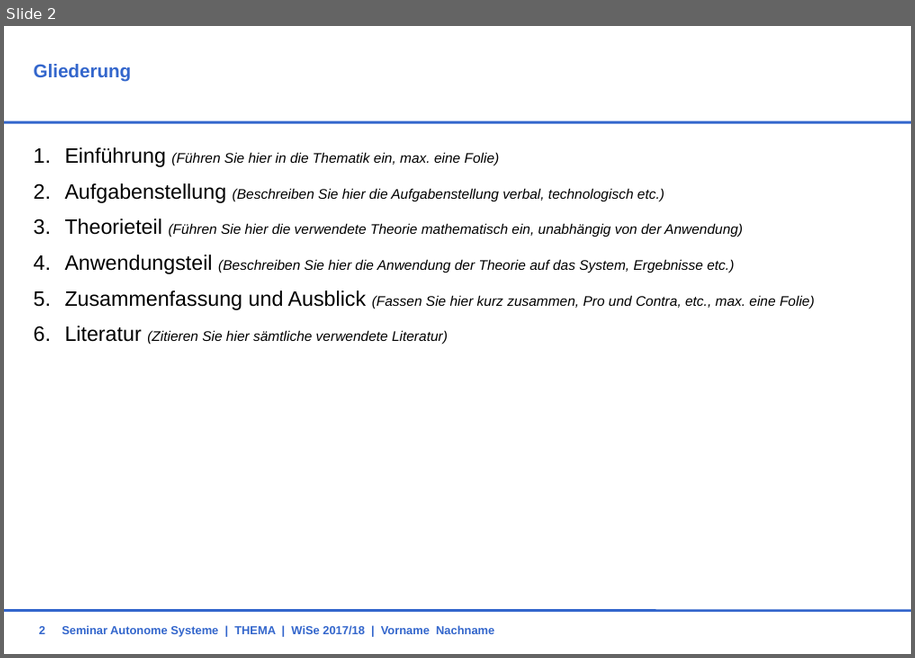
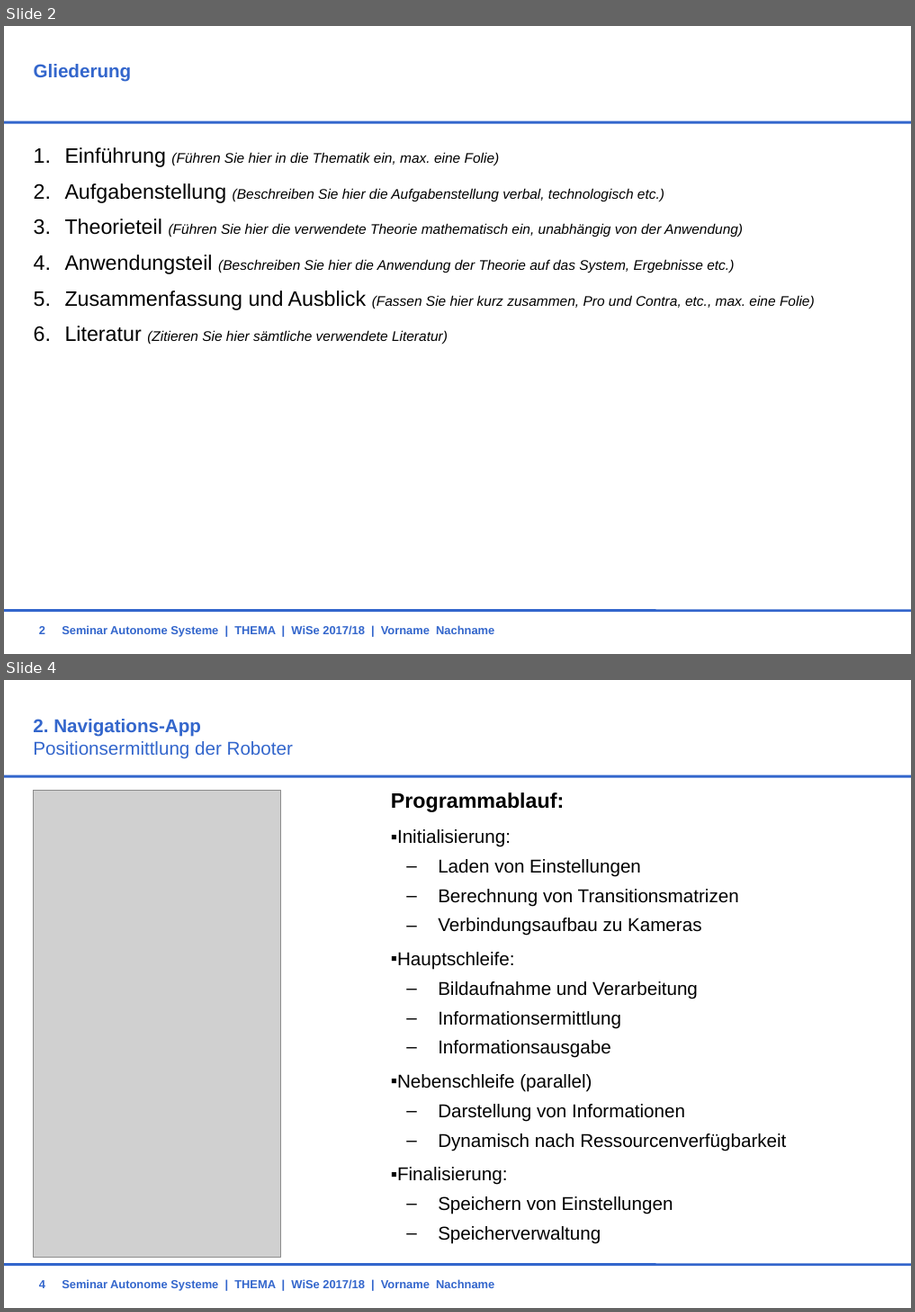
Before and after one commit to HassibShaq/VPJW17G5, a slide deck: 03_Navi/Präsentation_VPJ_Navigation.ppt. Shown one above the other, each under a label of ours: slide 2 before the commit, slides 2 and 4 after it; the slides between them are not shown. The pictures are 915x658 and 915x1312 pixels, drawn with LibreOffice and Linux fonts; fonts in the diff are those of the drawing; grey boxes stand for pictures; background and template pictures are left out. Boxes give left, top, right and bottom in pixels: in the first picture for what was removed or moved away, otherwise in the second. Text is boxed around its words. In the diff, an @@ line names an element or a change of style, - is before the commit and + after.

```diff
--- a/03_Navi/Präsentation_VPJ_Navigation.ppt
+++ b/03_Navi/Präsentation_VPJ_Navigation.ppt
@@ slide 4 added at (4, 680, 911, 1308), background #FFFFFF; not listed: 2 template elements that a slide beside it also shows @@
@@ title added at (33, 719, 293, 758), 16 pt, text #3366CC @@
+2. Navigations-App
+Positionsermittlung der Roboter
@@ picture added at (34, 791, 280, 1258) @@
@@ text added at (391, 792, 786, 1244), 16 pt, text #000000 @@
+  Programmablauf:
+  ▪ Initialisierung:
+    – Laden von Einstellungen
+    – Berechnung von Transitionsmatrizen
+    – Verbindungsaufbau zu Kameras
+  ▪ Hauptschleife:
+    – Bildaufnahme und Verarbeitung
+    – Informationsermittlung
+    – Informationsausgabe
+  ▪ Nebenschleife (parallel)
+    – Darstellung von Informationen
+    – Dynamisch nach Ressourcenverfügbarkeit
+  ▪ Finalisierung:
+    – Speichern von Einstellungen
+    – Speicherverwaltung
@@ page number added at (39, 1280, 45, 1288), 10 pt, text #3366CC, bold @@
+4
@@ text added at (62, 1279, 494, 1290), 10 pt, text #3366CC, bold @@
+Seminar Autonome Systeme | THEMA | WiSe 2017/18 | Vorname Nachname
```
Also in this commit, not shown: 2 other slides added, 1 slide removed.
